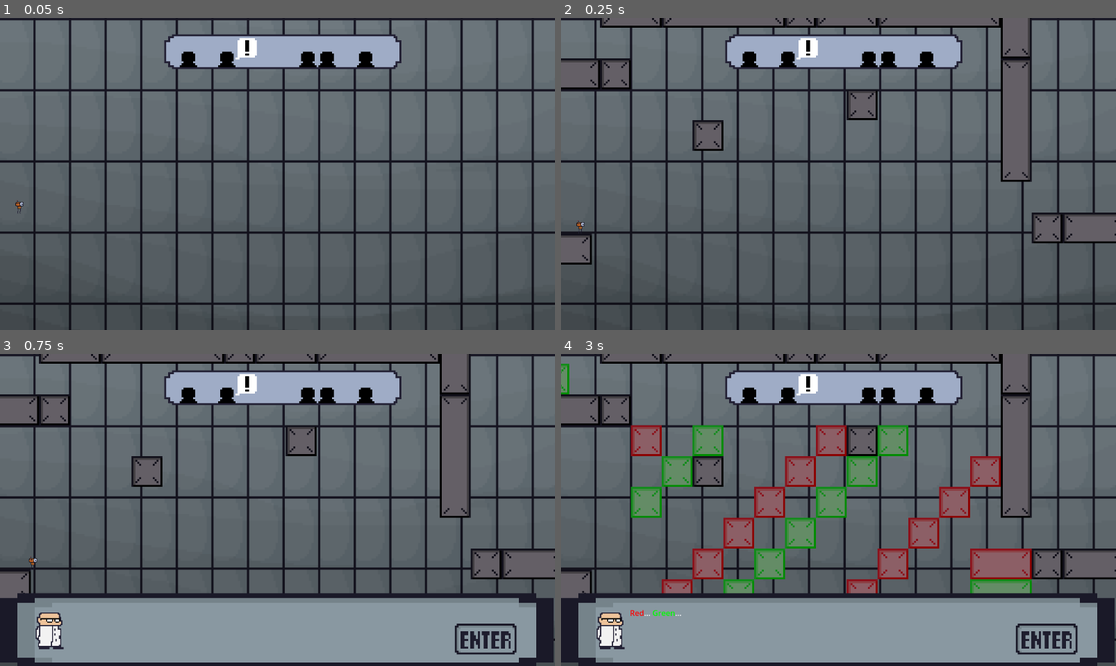
Above: before the commit, frames 1-4 (two rows, left to right).
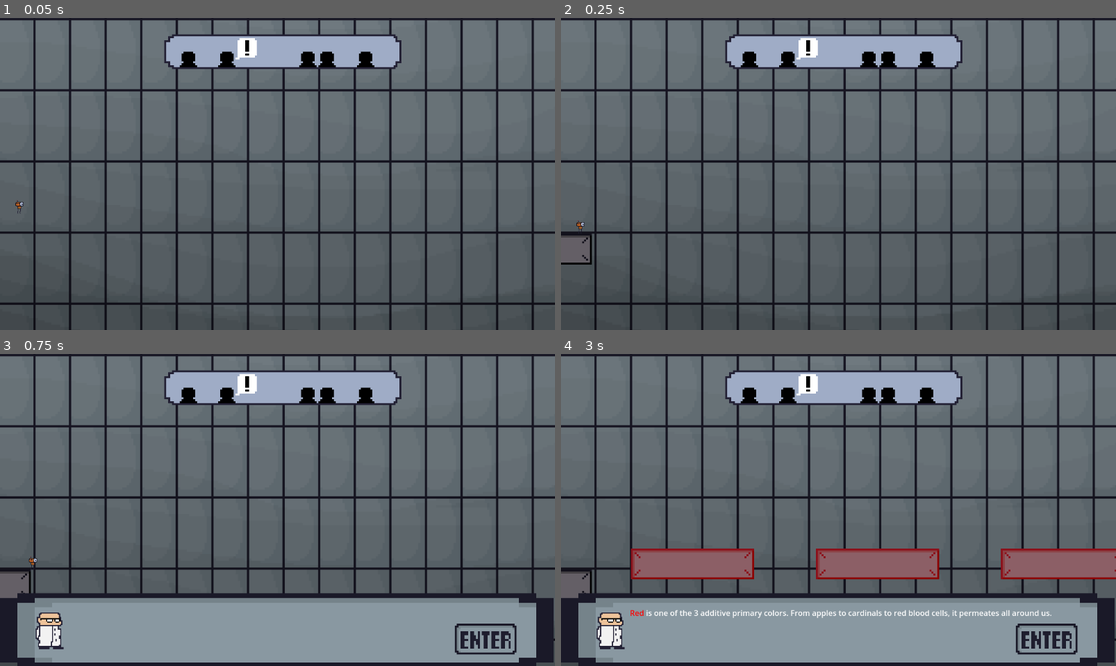
Above: after the commit, the same moments.

Repository: Gamnraa/gmtk2025
Game: Godot game, scene res://MainScene.tscn
Two runs of this game, one before a commit and one after it. Both use one fixed random seed, a clock stepped at 60 frames per second and the inputs below.
Inputs:
- Up to frame 1 (0.05 s): no input
- Up to frame 2 (0.25 s): no input
- Up to frame 3 (0.75 s): tap Enter (enter) at 0.5, 0.6 s; hold D (right) from 0.53 s (still down)
- Up to frame 4 (3 s): tap Space (jump) at 0.77, 1.52 s; tap Enter (enter) at 1.35, 2.1, 2.85 s; release D (right) at 2.03 s; hold A (left) 2.03-2.78 s; hold D (right) from 2.78 s (still down)

Frame 1 is identical in both runs. In frame 2, 4.0% of the frame differs, in the area x 0-100%, y 0-73%; in frame 3, 4.0%; in frame 4, 20%, in the area x 0-100%, y 0-85%.

Commit message:
Dialogue transition

Diff:
--- a/Scripts/Global.gd
+++ b/Scripts/Global.gd
@@ -7,7 +7,7 @@
 var State = NONE
 var ActiveColors = {"RED":[RED, REDGREEN, REDBLUE, REDGREENBLUE], "GREEN":[GREEN, REDGREEN, GREENBLUE, REDGREENBLUE], "BLUE":[BLUE, GREENBLUE, REDBLUE, REDGREENBLUE]}
 
-var level = 1
+var level = 0
 var sublevel = 0
 
 var levels = [
@@ -40,6 +40,7 @@
 				level = -1
 			sublevel = -1
 			level += 1
+			TheScene.get_node("DialogueBox").tree_index += 1
 		sublevel += 1
 
 		var next_level = levels[level][sublevel]
--- a/Scripts/dialogue_box.gd
+++ b/Scripts/dialogue_box.gd
@@ -8,7 +8,7 @@
 var player_input = true
 
 var dialog = null
-var tree_index = 1
+var tree_index = 0
 var dial_index = 0
 var dialog_tree = [
 	[
